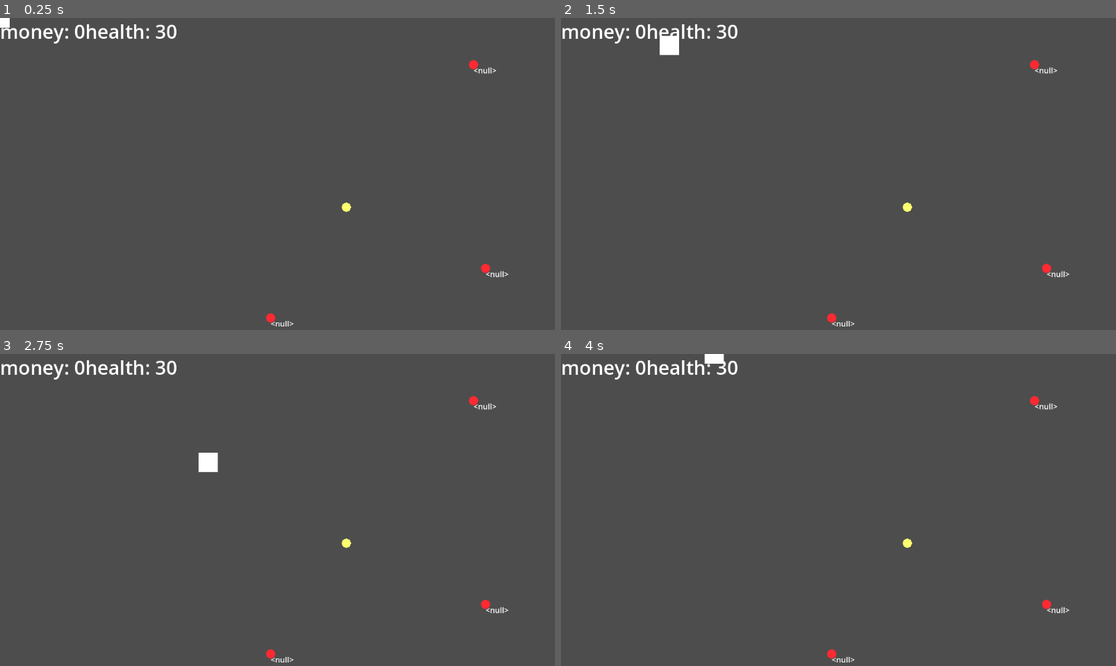
Above: before the commit, frames 1-4 (two rows, left to right).
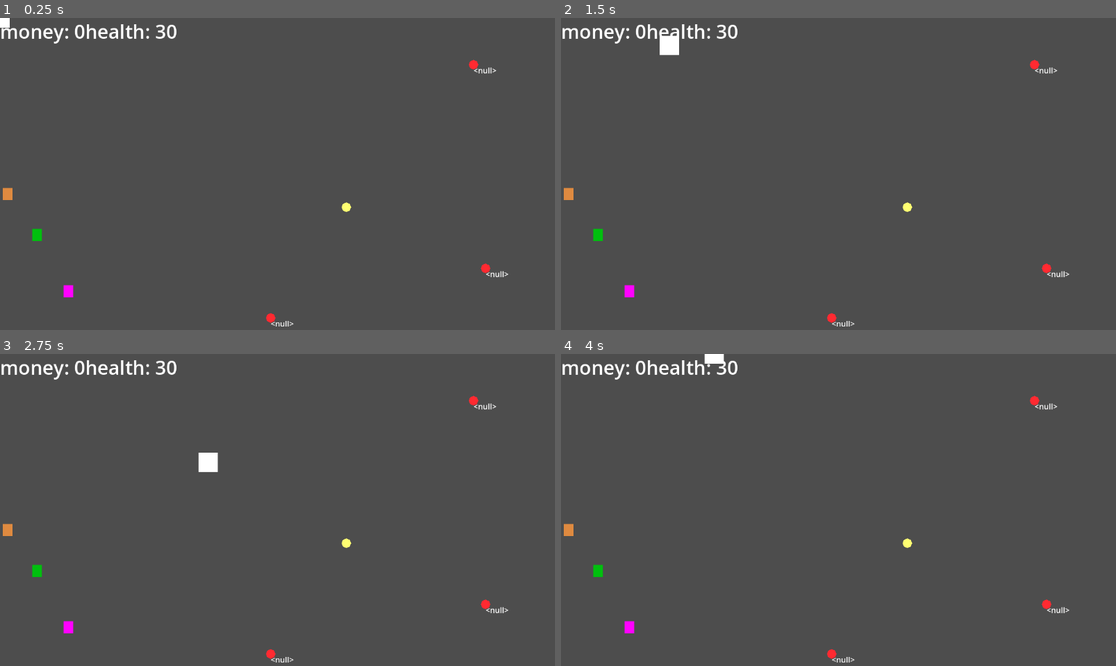
Above: after the commit, the same moments.

Repository: textstack/gamejam24
Game: Godot game, scene res://areas/test.tscn
The game is run twice, just before and just after one commit, with the same random seed, the same clock (stepped at 60 frames per second) and the same inputs. The project has no main scene, so this scene is started directly.
Inputs:
- Up to frame 1 (0.25 s): no input
- Up to frame 2 (1.5 s): tap Enter at 0.5 s; hold D (Right) 0.53-1.28 s; hold E (interact) 0.53-1.28 s; hold S (Down) from 1.28 s (still down); tap E (interact) at 1.35 s
- Up to frame 3 (2.75 s): release S (Down) at 2.03 s; hold D (Right) from 2.03 s (still down); hold E (interact) from 2.03 s (still down)
- Up to frame 4 (4 s): release D (Right) at 2.78 s; release E (interact) at 2.78 s; hold W (Up) 2.78-3.53 s; tap E (interact) at 2.85 s; hold A (Left) from 3.53 s (still down); hold E (interact) from 3.53 s (still down)

The runs differ from the first frame. In frame 1, 0.2% of the frame differs, in the area x 0-14%, y 54-90%; in frame 2, 0.2%; in frame 3, 0.2%; in frame 4, 0.2%.

Commit message:
Updated Shop Funcinality
Wooh

Diff:
--- a/areas/test.tscn
+++ b/areas/test.tscn
@@ -1,9 +1,12 @@
-[gd_scene load_steps=5 format=3 uid="uid://ds2jc41gogoo3"]
+[gd_scene load_steps=8 format=3 uid="uid://ds2jc41gogoo3"]
 
 [ext_resource type="Script" path="res://areas/test.gd" id="1_finm1"]
 [ext_resource type="PackedScene" uid="uid://c0jardu1884hj" path="res://characters/player.tscn" id="2_k1t60"]
 [ext_resource type="PackedScene" uid="uid://cqqdl0sk5peos" path="res://objects/coin.tscn" id="3_pkvuf"]
 [ext_resource type="PackedScene" uid="uid://duqtigcbefxlc" path="res://objects/enemy.tscn" id="4_1p6kt"]
+[ext_resource type="PackedScene" uid="uid://c488gyky68pun" path="res://shops/healthShop.tscn" id="5_men0b"]
+[ext_resource type="PackedScene" uid="uid://dgggk5wcwpsp4" path="res://shops/walkShop.tscn" id="6_cf5l7"]
+[ext_resource type="PackedScene" uid="uid://d1hflghksqkc3" path="res://shops/weaponShop.tscn" id="7_pbpxd"]
 
 [node name="Test" type="Node2D"]
 script = ExtResource("1_finm1")
@@ -27,3 +30,12 @@
 
 [node name="Enemy3" parent="." instance=ExtResource("4_1p6kt")]
 position = Vector2(562, 623)
+
+[node name="HealthShop" parent="." instance=ExtResource("5_men0b")]
+position = Vector2(142, 570)
+
+[node name="WalkShop" parent="." instance=ExtResource("6_cf5l7")]
+position = Vector2(77, 453)
+
+[node name="WeaponShop" parent="." instance=ExtResource("7_pbpxd")]
+position = Vector2(16, 368)
--- a/global/currencies.gd
+++ b/global/currencies.gd
@@ -3,8 +3,10 @@
 var max_health
 var health
 var money
+var weapon_tier
 
 # Called when the node enters the scene tree for the first time.
 func _ready() -> void:
 	money = Currency.new(0, "Money", "")
 	health = CurrencyMax.new(30, 30, "Health", "")
+	weapon_tier = 0
--- a/shops/healthShop.tscn
+++ b/shops/healthShop.tscn
@@ -4,7 +4,7 @@
 [ext_resource type="PackedScene" uid="uid://l5dil5v2fj18" path="res://shops/interaction/shopping.tscn" id="1_hb2un"]
 
 [sub_resource type="CircleShape2D" id="CircleShape2D_qfy7m"]
-radius = 37.0
+radius = 93.0
 
 [node name="HealthShop" type="Node2D"]
 script = ExtResource("1_6ysnu")
--- a/shops/health_shop.gd
+++ b/shops/health_shop.gd
@@ -3,10 +3,16 @@
 
 @onready var interaction_area: shopping = $Shopping
 @onready var sprite = $Polygon2D
+var cost
 
 func _ready() -> void:
 	interaction_area.Buy = Callable(self, "_on_interact")
+	cost = 5
+	$Shopping.shop_cost = cost
 
 # where the actual changes to state of stuff happens
 func _on_interact():
-	print("Wow You Bought Some health")
+	if Currencies.money.trySpend(cost):
+		print("Health Gained")
+	else:
+		print("Too poor for health")
--- a/shops/interaction/interaction_manager.gd
+++ b/shops/interaction/interaction_manager.gd
@@ -26,7 +26,7 @@
 func _process(delta: float) -> void:
 	if active_areas.size() > 0 && can_interact:
 		active_areas.sort_custom(_sort_by_distance_to_player)
-		label.text = base_text + active_areas[0].action_name
+		label.text = str(active_areas[0].shop_cost) + '$ ' + base_text + active_areas[0].action_name
 		label.global_position = active_areas[0].global_position
 		label.global_position.y -= 45
 		label.global_position.x -= label.size.x / 2
--- a/shops/interaction/shopping.gd
+++ b/shops/interaction/shopping.gd
@@ -2,6 +2,7 @@
 class_name shopping
 
 @export var action_name: String = "Buy"
+@export var shop_cost: int = 0
 
 var Buy: Callable = func():
 	pass
--- a/shops/walkShop.tscn
+++ b/shops/walkShop.tscn
@@ -4,7 +4,7 @@
 [ext_resource type="PackedScene" uid="uid://l5dil5v2fj18" path="res://shops/interaction/shopping.tscn" id="2_rewjt"]
 
 [sub_resource type="CircleShape2D" id="CircleShape2D_t6r72"]
-radius = 37.0
+radius = 145.086
 
 [node name="WalkShop" type="Node2D"]
 script = ExtResource("1_4xb2y")
--- a/shops/walk_shop.gd
+++ b/shops/walk_shop.gd
@@ -1,14 +1,18 @@
 extends Node2D
-
-
 
 @onready var interaction_area: shopping = $Shopping
 @onready var sprite = $Polygon2D
+var cost
 
 func _ready() -> void:
 	interaction_area.Buy = Callable(self, "_on_interact")
+	cost = 1
+	$Shopping.shop_cost = cost
 
 
 # where the actual changes to state of stuff happens
 func _on_interact():
-	print("You can now walk slightly faster")
+	if Currencies.money.trySpend(cost):
+		print("Speed Gained")
+	else:
+		print("Too poor for Speed")
--- a/shops/weaponShop.tscn
+++ b/shops/weaponShop.tscn
@@ -4,7 +4,7 @@
 [ext_resource type="PackedScene" uid="uid://l5dil5v2fj18" path="res://shops/interaction/shopping.tscn" id="2_fptcg"]
 
 [sub_resource type="CircleShape2D" id="CircleShape2D_lwsdy"]
-radius = 37.0
+radius = 90.0222
 
 [node name="WeaponShop" type="Node2D"]
 script = ExtResource("1_kg48v")
--- a/shops/weapon_shop.gd
+++ b/shops/weapon_shop.gd
@@ -4,12 +4,17 @@
 
 @onready var interaction_area: shopping = $Shopping
 @onready var sprite = $Polygon2D
+var cost
 
 
 func _ready() -> void:
 	interaction_area.Buy = Callable(self, "_on_interact")
-
+	cost = 3
+	$Shopping.shop_cost = cost
 
 # where the actual changes to state of stuff happens
 func _on_interact():
-	print("You can fight back now")
+	if Currencies.money.trySpend(cost):
+		print("Weapon Gained")
+	else:
+		print("Too poor for Qeapon")
